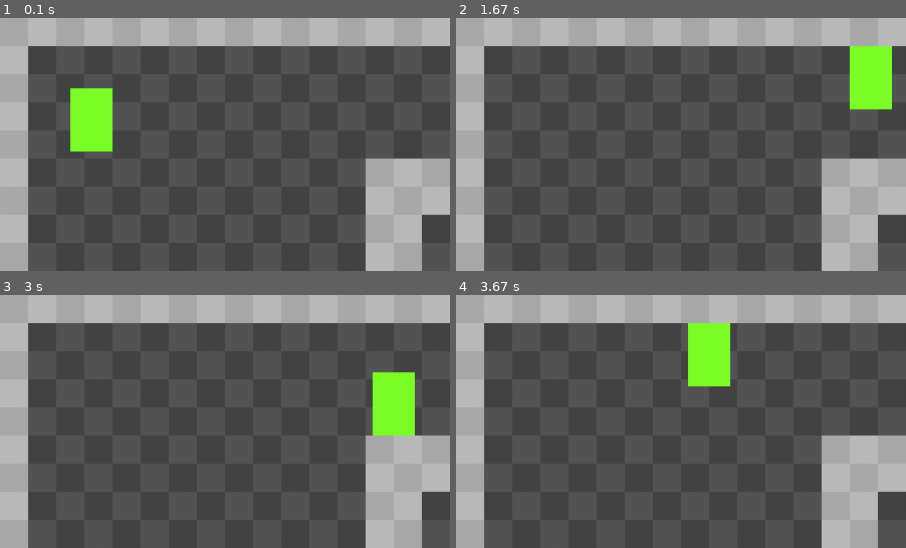
Above: before the commit, frames 1-4 (two rows, left to right).
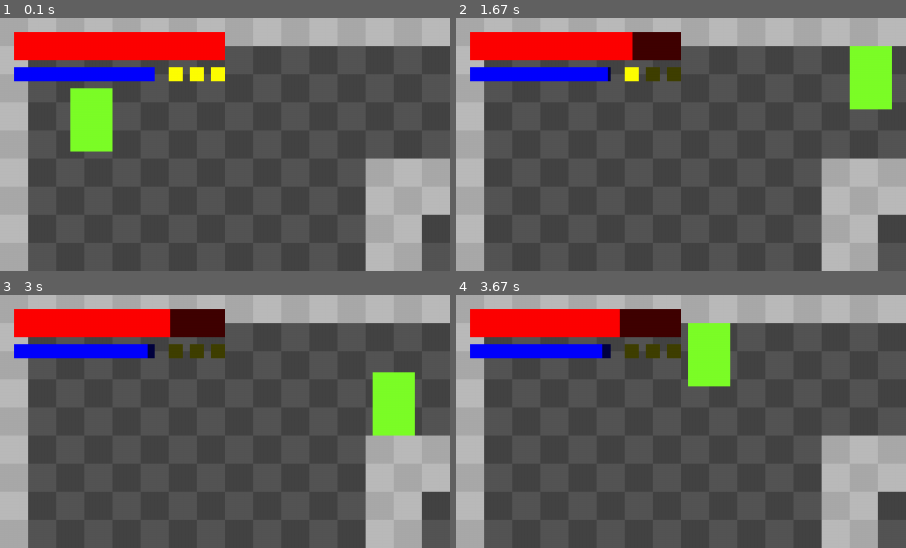
Above: after the commit, the same moments.

Repository: DJan03/pygame_self
Game: pygame game, started from main.py
Two runs of this game, one before a commit and one after it. Both use one fixed random seed, a clock stepped at 60 frames per second and the inputs below.
Inputs:
- Up to frame 1 (0.1 s): no input
- Up to frame 2 (1.67 s): hold 1 0.33-0.8 s; hold Right 0.33-0.8 s; hold Right 0.83-1.3 s; tap 2 at 0.98 s; hold Up 1.33-1.63 s; tap 3 at 1.48 s
- Up to frame 3 (3 s): hold Right 1.67-2.13 s; tap 1 at 1.82 s; hold Left 2.17-2.7 s; tap 2 at 2.32 s; hold Down from 2.73 s (still down); tap 3 at 2.88 s
- Up to frame 4 (3.67 s): release Down at 3.03 s; hold Left 3.07-3.47 s; tap 1 at 3.22 s; hold Up from 3.5 s (still down); tap 2 at 3.65 s
The pictures show only the part of the screen within x 0-50%, y 0-50%; the shares and areas given below are measured in that part.

The runs differ from the first frame. In frame 1, 7.8% of the frame differs, in the area x 3-50%, y 5-26%; in frame 2, 7.7%; in frame 3, 7.7%; in frame 4, 7.7%.

Commit message:
Ad healthbar, warmbar and coin sections

Diff:
--- a/main.py
+++ b/main.py
@@ -82,6 +82,13 @@
         self.height = height
         self.speed = speed
 
+        self.maxHealth = 100
+        self.health = 100
+        self.maxWarm = 100
+        self.warm = 100
+        self.maxCoins = 3
+        self.coins = 3
+
     def move(self, direction):
         dx, dy = direction
 
@@ -103,6 +110,31 @@
             (self.x, self.y, self.width, self.height)
         )
 
+    def draw_parametrs(self):
+        pygame.draw.rect(window, (64, 0, 0), (20, 20, 300, 40))
+        pygame.draw.rect(
+            window, (255, 0, 0),
+            (20, 20,
+             self.health * 3, 40)
+        )
+
+        pygame.draw.rect(window, (0, 0, 64), (20, 70, 200, 20))
+        pygame.draw.rect(
+            window, (0, 0, 255),
+            (20, 70,
+             self.warm * 2, 20)
+        )
+
+        for i in range(self.maxCoins):
+            pygame.draw.rect(window, (64, 64, 0), (240 + i * 30, 70, 20, 20))
+
+        for i in range(self.coins):
+            pygame.draw.rect(
+                window, (255, 255, 0),
+                (240 + i * 30, 70,
+                 20, 20)
+            )
+
 
 class InputHanlder:
     def __init__(self, actor):
@@ -117,6 +149,12 @@
             self.actor.move((0, -1))
         if (keys[pygame.K_DOWN]):
             self.actor.move((0, 1))
+        if (keys[pygame.K_1]):
+            self.actor.health -= 1
+        if (keys[pygame.K_2]):
+            self.actor.warm -= 1
+        if (keys[pygame.K_3]):
+            self.actor.coins -= 1
 
 
 player = Player(100, 100, 60, 90, 10)
@@ -137,8 +175,7 @@
 
     world.draw()
     player.draw()
+    player.draw_parametrs()
     pygame.display.update()
 
-    # print((player.x + world.size // 2) // world.size + (world.room_size_x - 1) * world.x)
-
 pygame.quit()
